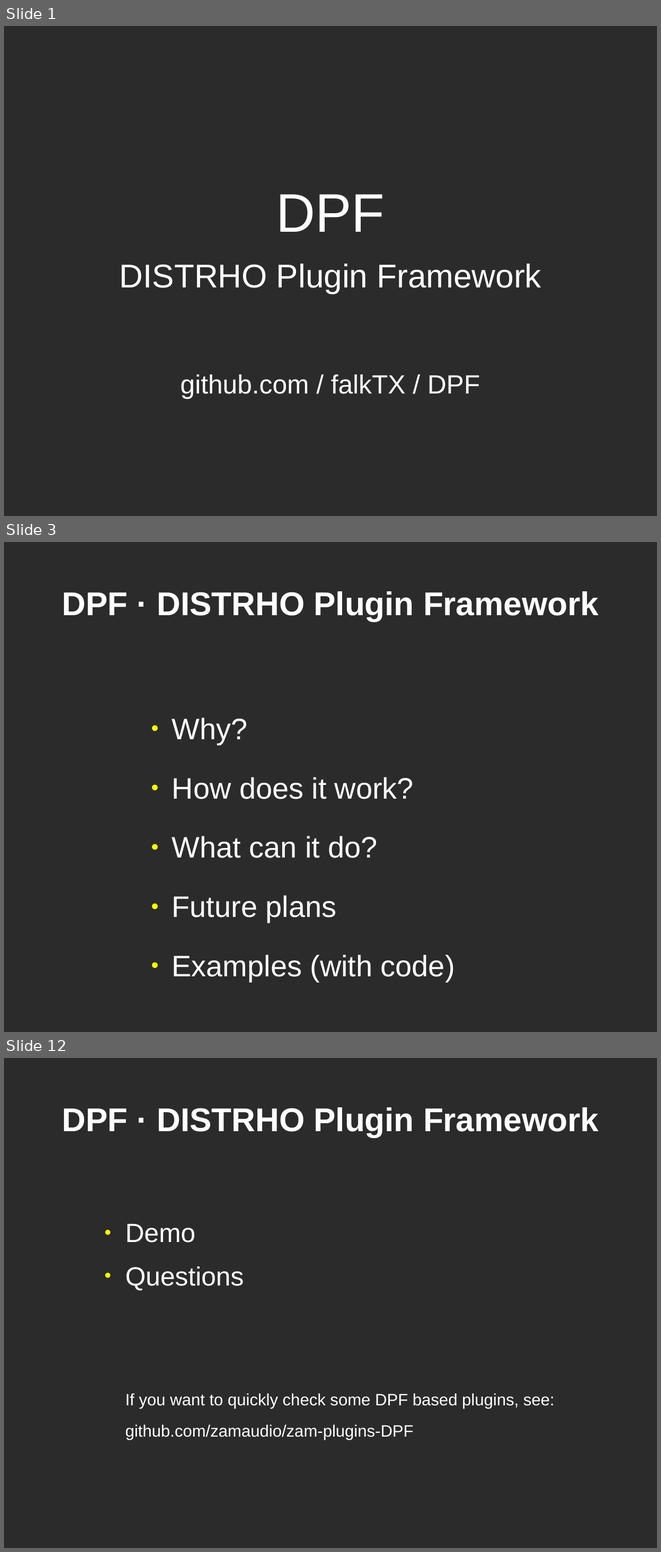
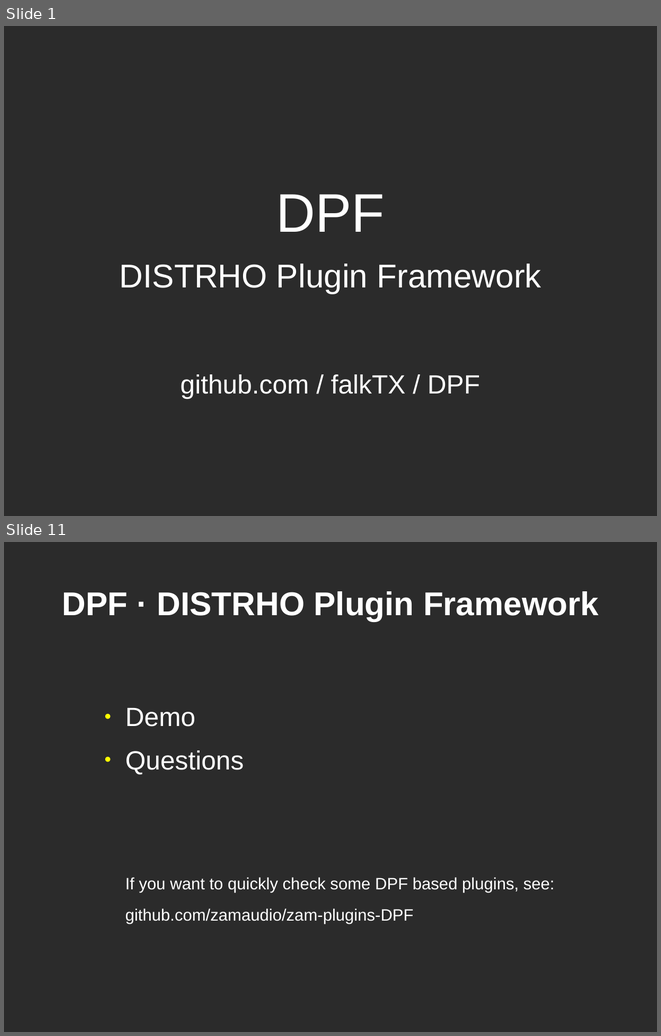
Before and after one commit to DISTRHO/DPF, a slide deck: lac/2014-small-talk.odp. Shown one above the other, each under a label of ours: slides 1, 3 and 12 before the commit, slides 1 and 11 after it; the slides between them are not shown. The pictures are 661x1552 and 661x1036 pixels, drawn with LibreOffice and Linux fonts; fonts in the diff are those of the drawing; background and template pictures are left out; a plain dark background stands for a picture behind light text. Boxes give left, top, right and bottom in pixels: in the first picture for what was removed or moved away, otherwise in the second. Text is boxed around its words. In the diff, an @@ line names an element or a change of style, - is before the commit and + after.

```diff
--- a/lac/2014-small-talk.odp
+++ b/lac/2014-small-talk.odp
@@ slide 3 removed at (4, 542, 657, 1032), background picture (left out) @@
@@ title removed at (62, 591, 599, 622) @@
-DPF · DISTRHO Plugin Framework
@@ text removed at (172, 717, 455, 981) @@
-● Why?
-● How does it work?
-● What can it do?
-● Future plans
-● Examples (with code)
@@ what was slide 12 is now slide 11 @@
```
Also in this commit, not shown: 9 slides changed.
